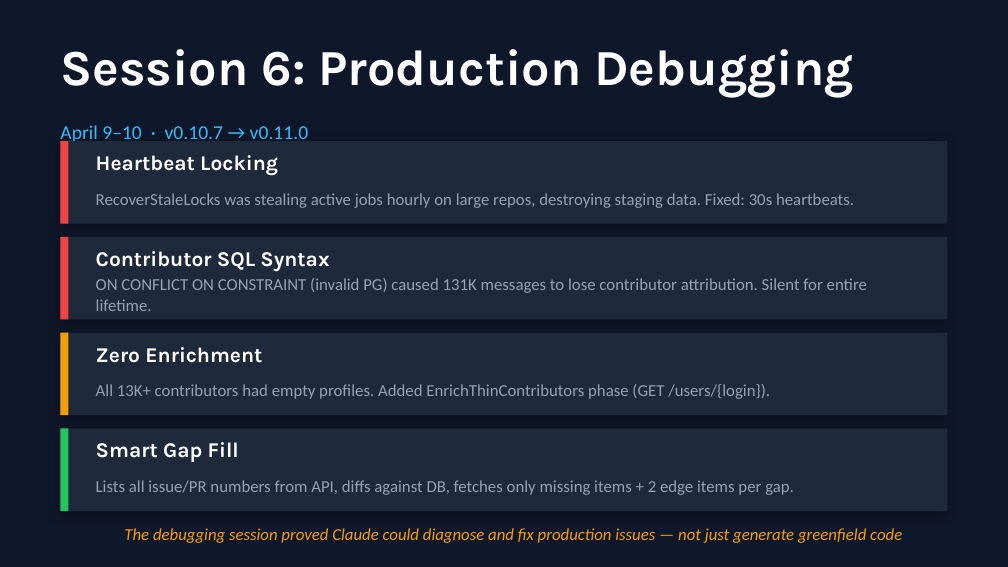
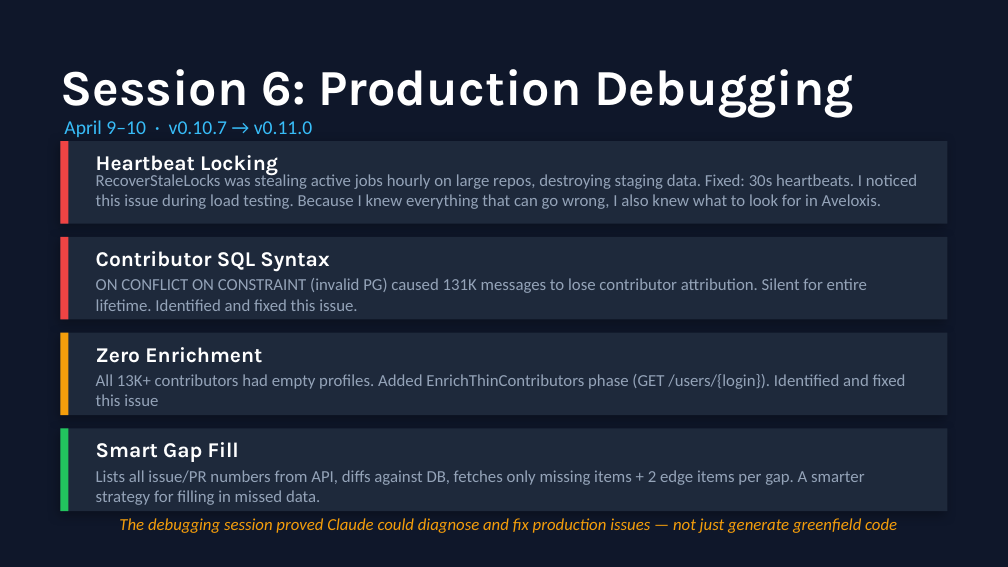
Before and after one commit to aveloxis/aveloxis, a slide deck: slide 7 of aveloxis-story/aveloxis-presentation.pptx. Drawn at 1008x567 pixels with LibreOffice and Linux fonts; fonts in the diff are those of the drawing. Boxes give left, top, right and bottom in pixels: in the first picture for what was removed or moved away, otherwise in the second. Text is boxed around its words. In the diff, an @@ line names an element or a change of style, - is before the commit and + after.

```diff
--- a/aveloxis-story/aveloxis-presentation.pptx
+++ b/aveloxis-story/aveloxis-presentation.pptx
@@ text "Session 6: Production Debugging": place and size @@
-text "Session 6: Production Debugging" at (60, 49, 854, 98)
+text "Session 6: Production Debugging" at (60, 69, 854, 118)
@@ text "April 9–10 · v0.10.7 → ...": place and size @@
-text "April 9–10 · v0.10.7 → ..." at (60, 125, 308, 145)
+text "April 9–10 · v0.10.7 → ..." at (64, 120, 312, 137)
@@ text at (96, 172, 917, 209): text changed @@
-RecoverStaleLocks was stealing active jobs hourly on large repos, destroying staging data. Fixed: 30s heartbeats.
+RecoverStaleLocks was stealing active jobs hourly on large repos, destroying staging data. Fixed: 30s heartbeats. I noticed this issue during load testing. Because I knew everything that can go wrong, I also knew what to look for in Aveloxis.
@@ text at (96, 278, 867, 311): text changed @@
-ON CONFLICT ON CONSTRAINT (invalid PG) caused 131K messages to lose contributor attribution. Silent for entire lifetime.
+ON CONFLICT ON CONSTRAINT (invalid PG) caused 131K messages to lose contributor attribution. Silent for entire lifetime. Identified and fixed this issue.
@@ text at (96, 374, 906, 406): text changed @@
-All 13K+ contributors had empty profiles. Added EnrichThinContributors phase (GET /users/{login}).
+All 13K+ contributors had empty profiles. Added EnrichThinContributors phase (GET /users/{login}). Identified and fixed this issue
@@ text at (96, 470, 864, 505): text changed @@
-Lists all issue/PR numbers from API, diffs against DB, fetches only missing items + 2 edge items per gap.
+Lists all issue/PR numbers from API, diffs against DB, fetches only missing items + 2 edge items per gap. A smarter strategy for filling in missed data.
@@ text "The debugging session proved Claude ...": place and size @@
-text "The debugging session proved Claude ..." at (124, 528, 902, 543)
+text "The debugging session proved Claude ..." at (119, 518, 897, 533)
```
Also in this commit, not shown: 3 other slides changed, 1 other file.
